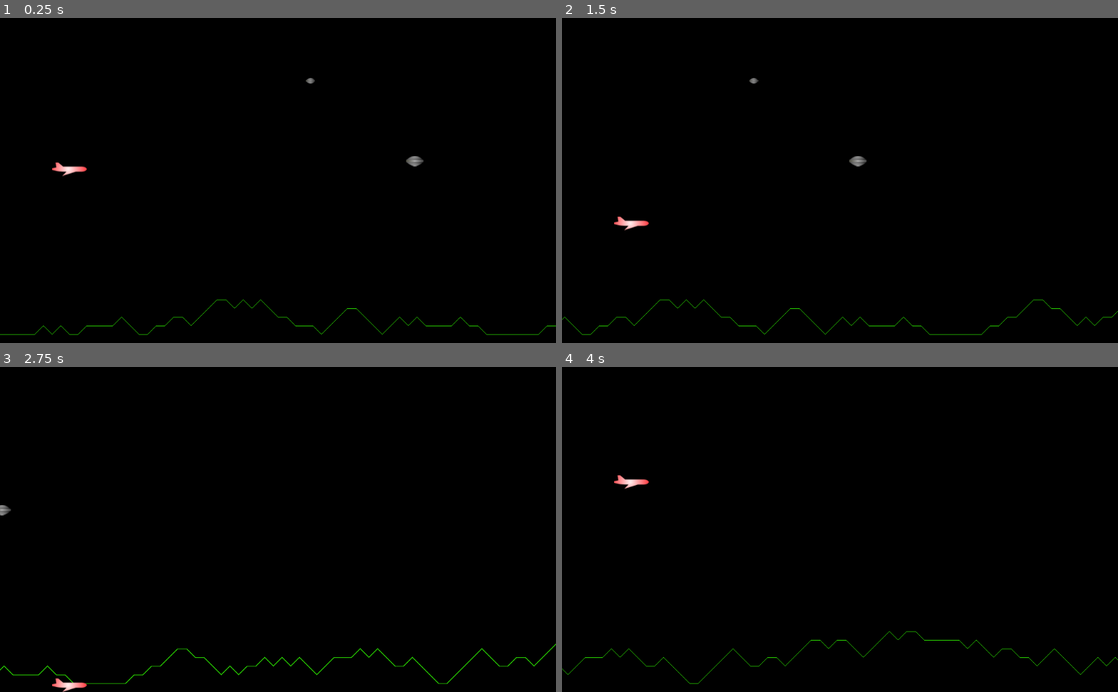
Above: before the commit, frames 1-4 (two rows, left to right).
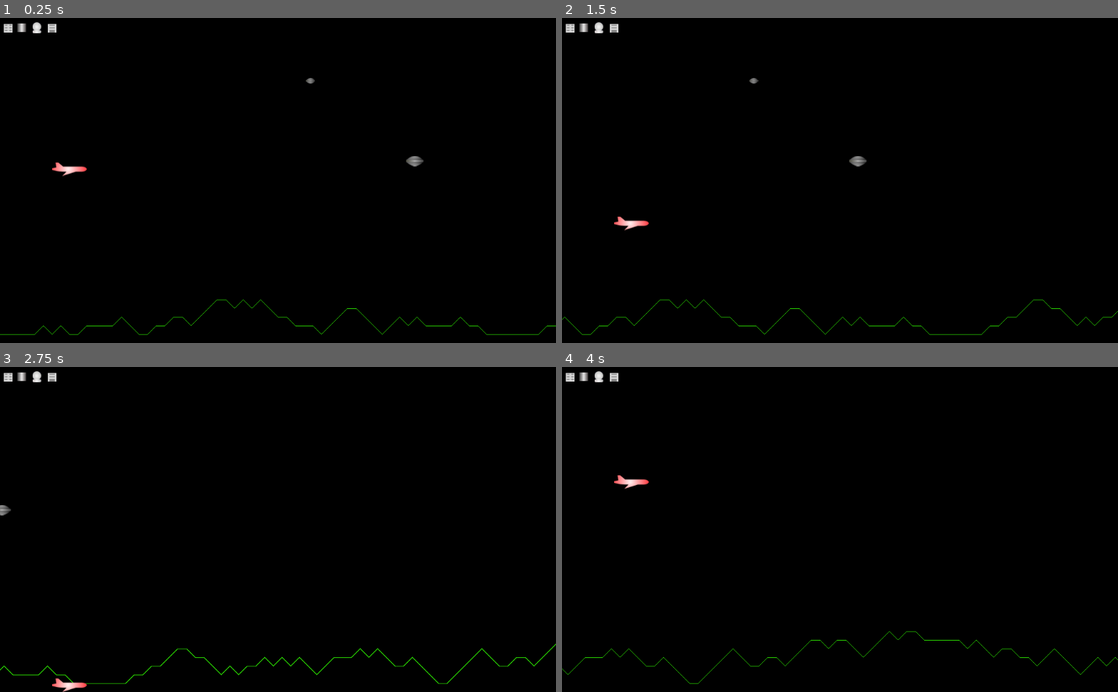
Above: after the commit, the same moments.

Repository: andrew-wilkes/godotia
Game: Godot game, scene res://Main.tscn
The game is run twice, just before and just after one commit, with the same random seed, the same clock (stepped at 60 frames per second) and the same inputs.
Inputs:
- Up to frame 1 (0.25 s): no input
- Up to frame 2 (1.5 s): tap Enter at 0.5 s; hold Right (ui_right) 0.53-1.28 s; hold Down (ui_down) from 1.28 s (still down)
- Up to frame 3 (2.75 s): release Down (ui_down) at 2.03 s; hold Right (ui_right) from 2.03 s (still down)
- Up to frame 4 (4 s): release Right (ui_right) at 2.78 s; hold Up (ui_up) 2.78-3.53 s; hold Left (ui_left) from 3.53 s (still down)

The runs differ from the first frame. In frame 1, 0.2% of the frame differs, in the area x 0-11%, y 1-5%; in frame 2, 0.2%; in frame 3, 0.2%; in frame 4, 0.2%.

Commit message:
Add structures

Diff:
--- /dev/null
+++ b/Structure.gd
@@ -0,0 +1,7 @@
+extends Sprite
+
+class_name Structure
+
+export var value: int = 1
+export var title: String
+export var description: String
--- /dev/null
+++ b/Structure.tscn
@@ -0,0 +1,8 @@
+[gd_scene load_steps=3 format=2]
+
+[ext_resource path="res://Structure.gd" type="Script" id=1]
+[ext_resource path="res://textures/structures/aparto.png" type="Texture" id=2]
+
+[node name="Structure" type="Sprite"]
+texture = ExtResource( 2 )
+script = ExtResource( 1 )
--- /dev/null
+++ b/autoload/Structures.gd
@@ -0,0 +1,14 @@
+extends Node2D
+
+const TEST = true
+
+func generate():
+	return get_child(randi() % get_child_count()) as Structure
+
+
+func _ready():
+	if TEST:
+		for _i in range(8):
+			print(generate().title)
+	else:
+		visible = false
--- /dev/null
+++ b/autoload/Structures.tscn
@@ -0,0 +1,35 @@
+[gd_scene load_steps=7 format=2]
+
+[ext_resource path="res://autoload/Structures.gd" type="Script" id=1]
+[ext_resource path="res://Structure.gd" type="Script" id=2]
+[ext_resource path="res://textures/structures/aparto.png" type="Texture" id=3]
+[ext_resource path="res://textures/structures/cylinder.png" type="Texture" id=4]
+[ext_resource path="res://textures/structures/office.png" type="Texture" id=5]
+[ext_resource path="res://textures/structures/gas-tank.png" type="Texture" id=6]
+
+[node name="Structures" type="Node2D"]
+script = ExtResource( 1 )
+
+[node name="Apartments" type="Sprite" parent="."]
+position = Vector2( 15.4044, 18.9254 )
+texture = ExtResource( 3 )
+script = ExtResource( 2 )
+title = "Apartment Block"
+
+[node name="Cylinder" type="Sprite" parent="."]
+position = Vector2( 40.0515, 17.8446 )
+texture = ExtResource( 4 )
+script = ExtResource( 2 )
+title = "Cylinder"
+
+[node name="Gas" type="Sprite" parent="."]
+position = Vector2( 67.7795, 17.9675 )
+texture = ExtResource( 6 )
+script = ExtResource( 2 )
+title = "Gas Tank"
+
+[node name="Office" type="Sprite" parent="."]
+position = Vector2( 95.9476, 18.9254 )
+texture = ExtResource( 5 )
+script = ExtResource( 2 )
+title = "Office Block"
--- a/project.godot
+++ b/project.godot
@@ -8,9 +8,14 @@
 
 config_version=4
 
-_global_script_classes=[  ]
+_global_script_classes=[ {
+"base": "Sprite",
+"class": "Structure",
+"language": "GDScript",
+"path": "res://Structure.gd"
+} ]
 _global_script_class_icons={
-
+"Structure": ""
 }
 
 [application]
@@ -18,6 +23,10 @@
 config/name="Godotia"
 run/main_scene="res://Main.tscn"
 config/icon="res://icon.png"
+
+[autoload]
+
+Structures="*res://autoload/Structures.tscn"
 
 [input]
 
Binary file added: textures/structures/aparto.png
Not shown, added: textures/structures/aparto.png.import
Binary file added: textures/structures/cylinder.png
Not shown, added: textures/structures/cylinder.png.import
Binary file added: textures/structures/gas-tank.png
Not shown, added: textures/structures/gas-tank.png.import
Binary file added: textures/structures/office.png
Not shown, added: textures/structures/office.png.import
